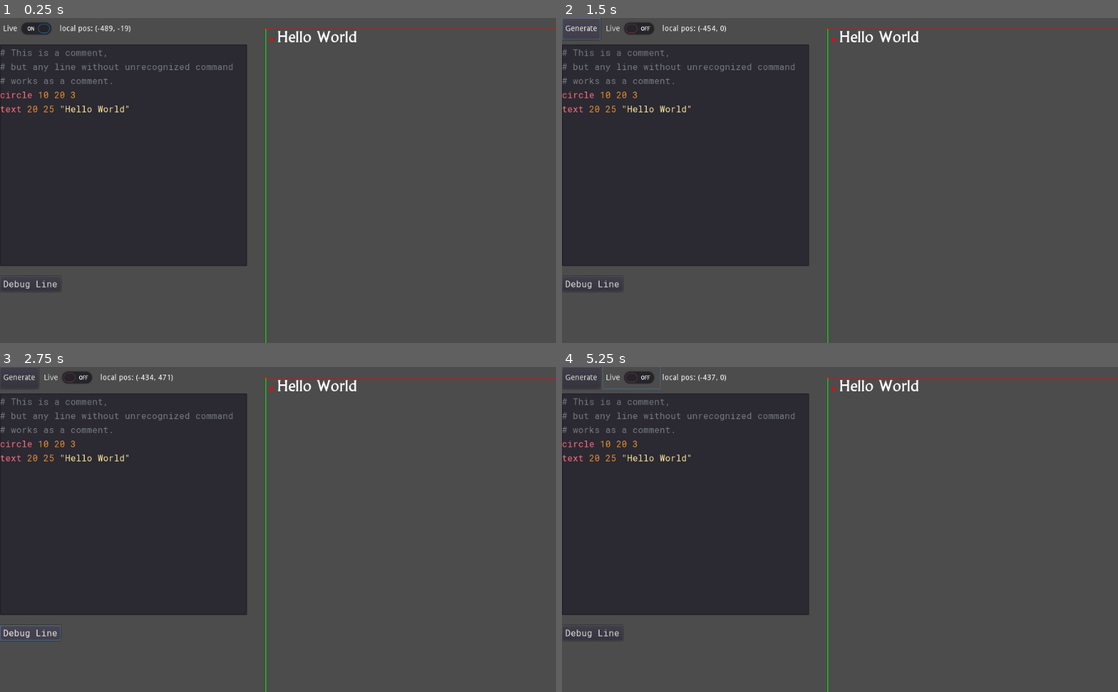
Above: before the commit, frames 1-4 (two rows, left to right).
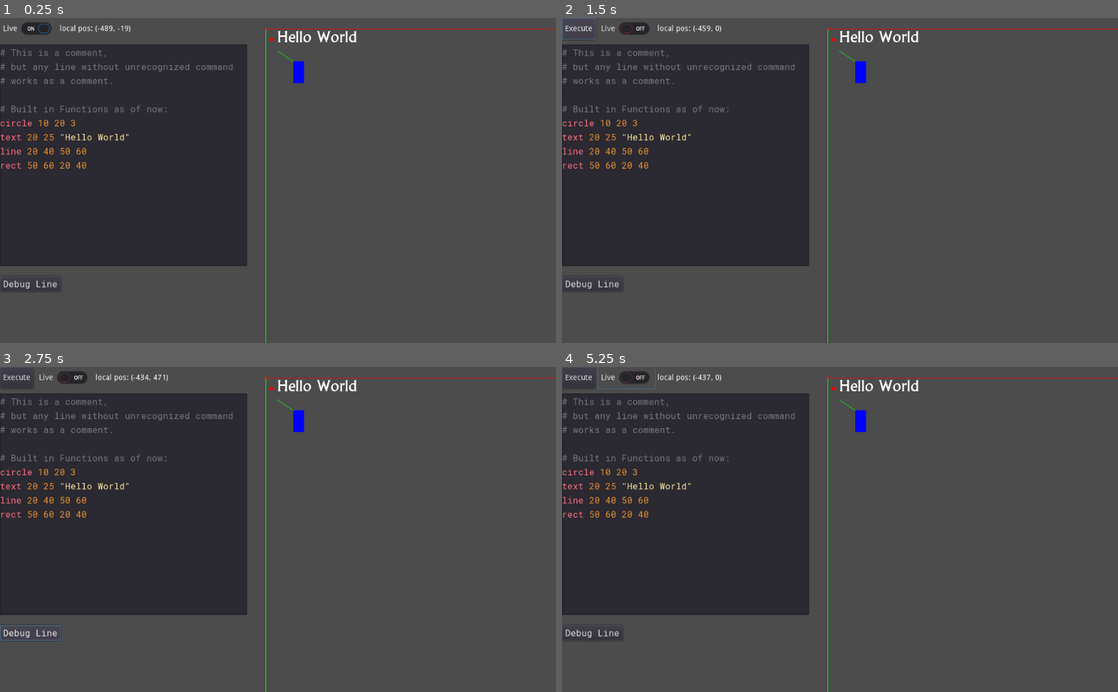
Above: after the commit, the same moments.

Repository: AnilBK/InteractiveProgramming
Game: Godot game, scene res://Shapes.tscn
Two runs of this game, one before a commit and one after it. Both use one fixed random seed, a clock stepped at 60 frames per second and the inputs below.
Inputs:
- Up to frame 1 (0.25 s): no input
- Up to frame 2 (1.5 s): click "Live" at 0.5 s; click "Generate" (after the commit: "Execute") at 1.25 s
- Up to frame 3 (2.75 s): click "Debug Line" at 2 s
- Up to frame 4 (5.25 s): click "Generate" (after the commit: "Execute") at 2.75 s; click "Live" at 3.5 s; click "Debug Line" at 4.25 s; click "Live" at 5 s

The runs differ from the first frame. In frame 1, 1.1% of the frame differs, in the area x 0-55%, y 10-47%; in frame 2, 1.4%; in frame 3, 1.4%; in frame 4, 1.4%, in the area x 0-55%, y 0-47%.

Commit message:
Improvements to built in code.

Diff:
--- a/Shapes.tscn
+++ b/Shapes.tscn
@@ -17,21 +17,21 @@
 margin_bottom = 40.0
 
 [node name="Generate" type="Button" parent="HBoxContainer"]
-margin_right = 71.0
+margin_right = 62.0
 margin_bottom = 40.0
-text = "Generate"
+text = "Execute"
 
 [node name="Live" type="CheckButton" parent="HBoxContainer"]
-margin_left = 75.0
-margin_right = 181.0
+margin_left = 66.0
+margin_right = 172.0
 margin_bottom = 40.0
 pressed = true
 text = "Live"
 
 [node name="Label" type="Label" parent="HBoxContainer"]
-margin_left = 185.0
+margin_left = 176.0
 margin_top = 13.0
-margin_right = 279.0
+margin_right = 270.0
 margin_bottom = 27.0
 text = "Enter Program:"
 
@@ -43,8 +43,14 @@
 text = "# This is a comment,
 # but any line without unrecognized command
 # works as a comment.
+
+# Built in Functions as of now:
 circle 10 20 3
 text 20 25 \"Hello World\"
+line 20 40 50 60
+rect 50 60 20 40
+
+
 "
 
 [node name="StackDecomposeVbox" type="VBoxContainer" parent="."]
